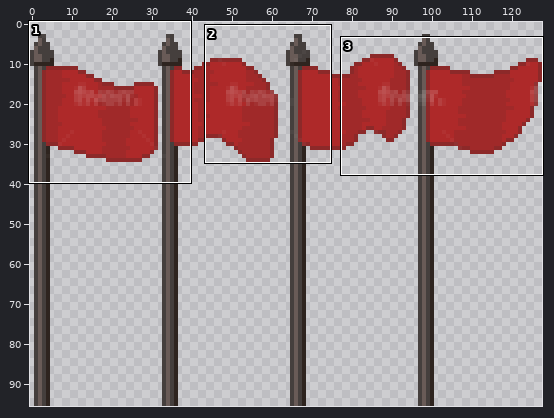
A sprite sheet gets an edit: Character models/World/small_flag.png. The first picture is a wide view before the edit; the outline marks the close-up.
Close-up. Before the commit:
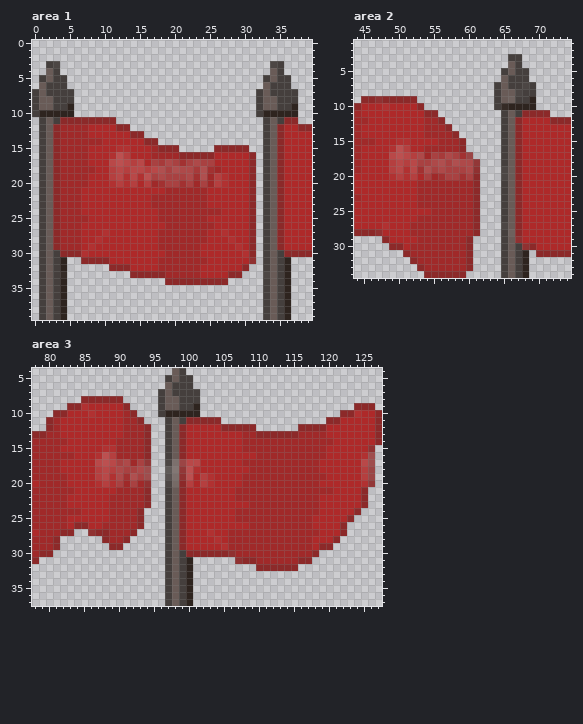
The file is 128x96 pixels. Colours within 5 levels of each other are drawn and written as one. Shown: area 1: x 0..39, y 0..39; area 2: x 44..74, y 1..34; area 3: x 78..127, y 4..37.
The result:
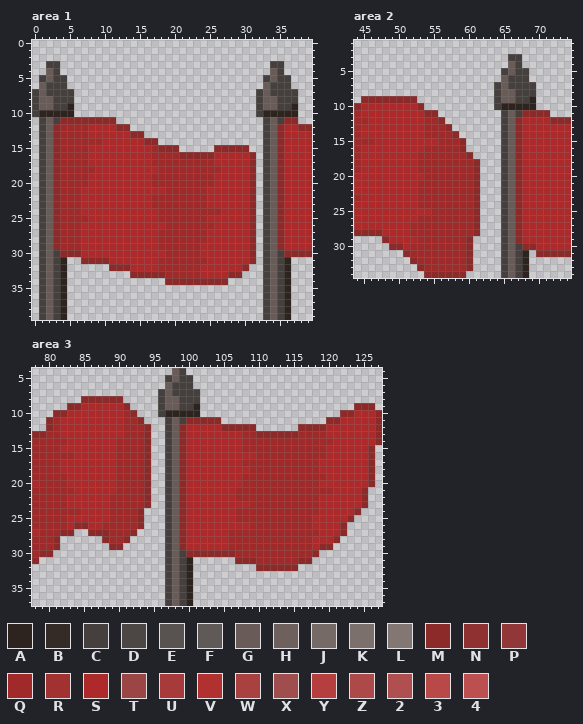
Palette (. is transparent): A #2e241f  B #352b26  C #453f3d  D #4c4644  E #585251  F #5f5a58  G #695b57  H #6e615d  J #766a66  K #7c706d  L #837774  M #8c2929  N #903131  P #923737  Q #a02929  R #a23131  S #ae2929  T #9b4545  U #a73a3a  V #b13131  W #a94141  X #9f4d4d  Y #b53f3f  Z #ae4949  2 #b04f4f  3 #b94848  4 #bc5050
The author wrote: added final flag sprites and removed old ones
From old to new:
Changed rows in their new state; - is an unchanged pixel.
Area 1:
first column x 3:
 3 C------------------------------C
first column x 11:
15 -SS--------------
16 SSS--------------
17 SSSSS-QQQQQQQQQ--
18 SSSSSSSQQQQQQQQ--
19 SSSSSSQQQQQQQQ-SS
20 SSSS-S-QQQQQ-Q-SS
first column x 4:
27 ------S----------------S------
28 -----S------------------S-----
29 ----S--------------------S----
30 ---S----------------------S---
31 ---------------------------M--
33 A----------------------------C
Area 2:
first column x 47:
 7 ---------------------C
 8 --------------------C-
 9 M------------------G--
10 -S----------------A---
first column x 49:
15 -SS--------------
16 SSS--------------
17 SSSSQ-QQQQQM-----
18 SSSSQQQQQQQQM----
19 SSSSQQQQQQQQM---C
20 SSSS-Q-QQQQQ----C
first column x 47:
27 -S----------------C---
28 M------------------G--
29 --------------------M-
30 ---------------------M
Area 3:
first column x 85:
 9 S---------------------------------------
10 -S-------------------------------------S
first column x 87:
15 -SS------------------------------------M
16 SSS-----------------------------------SM
17 SSSQQ-QM--CGMSS-----------------------SM
18 SSSQQQQM--CGMSS-----------------------SM
19 SSSQQQQM--CGMS-SS---------------------SM
20 SSSQ-Q-M--CG-S-SS---------------------SM
first column x 86:
27 M----------------S----
28 ------------------S---
29 -------------------S--
30 --------------------M-
31 ---------------------M
